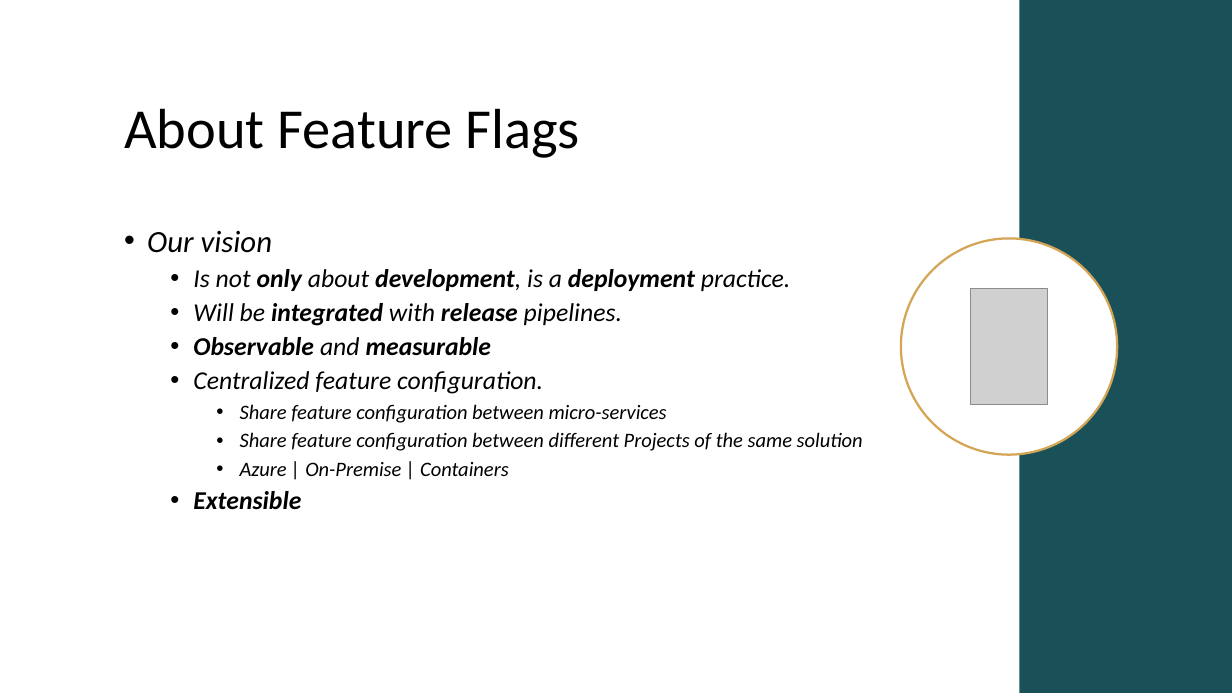
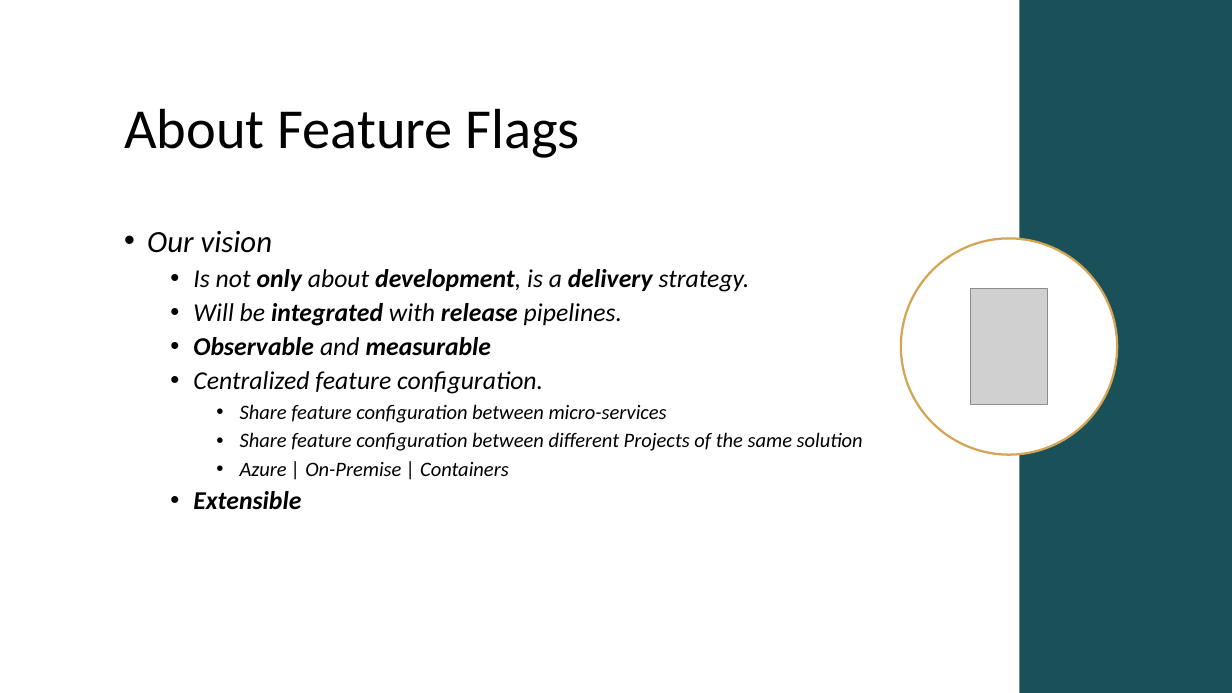
Before and after one commit to Xabaril/Esquio, a slide deck: slide 7 of docs/slides/esquio-overview-101.pptx. Drawn at 1232x693 pixels with LibreOffice and Linux fonts; fonts in the diff are those of the drawing; grey boxes stand for pictures. Boxes give left, top, right and bottom in pixels: in the first picture for what was removed or moved away, otherwise in the second. Text is boxed around its words. In the diff, an @@ line names an element or a change of style, - is before the commit and + after.

```diff
--- a/docs/slides/esquio-overview-101.pptx
+++ b/docs/slides/esquio-overview-101.pptx
@@ text at [193,269,750,292]: text changed; bold off @@
-  • Is not only about development, is a deployment practice.
+  • Is not only about development, is a delivery strategy.
```
Also in this commit, not shown: 1 other slide changed, 28 other files.
